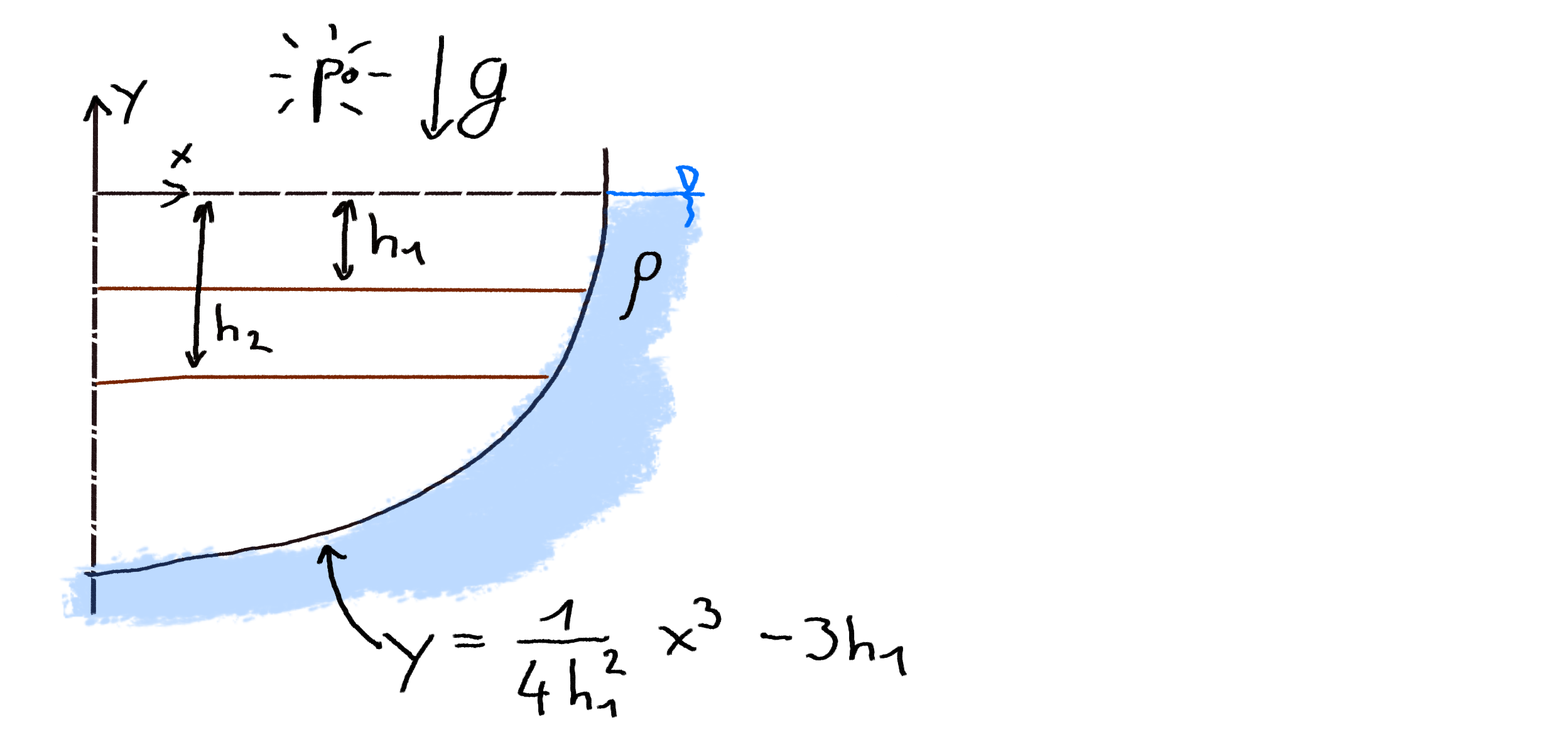
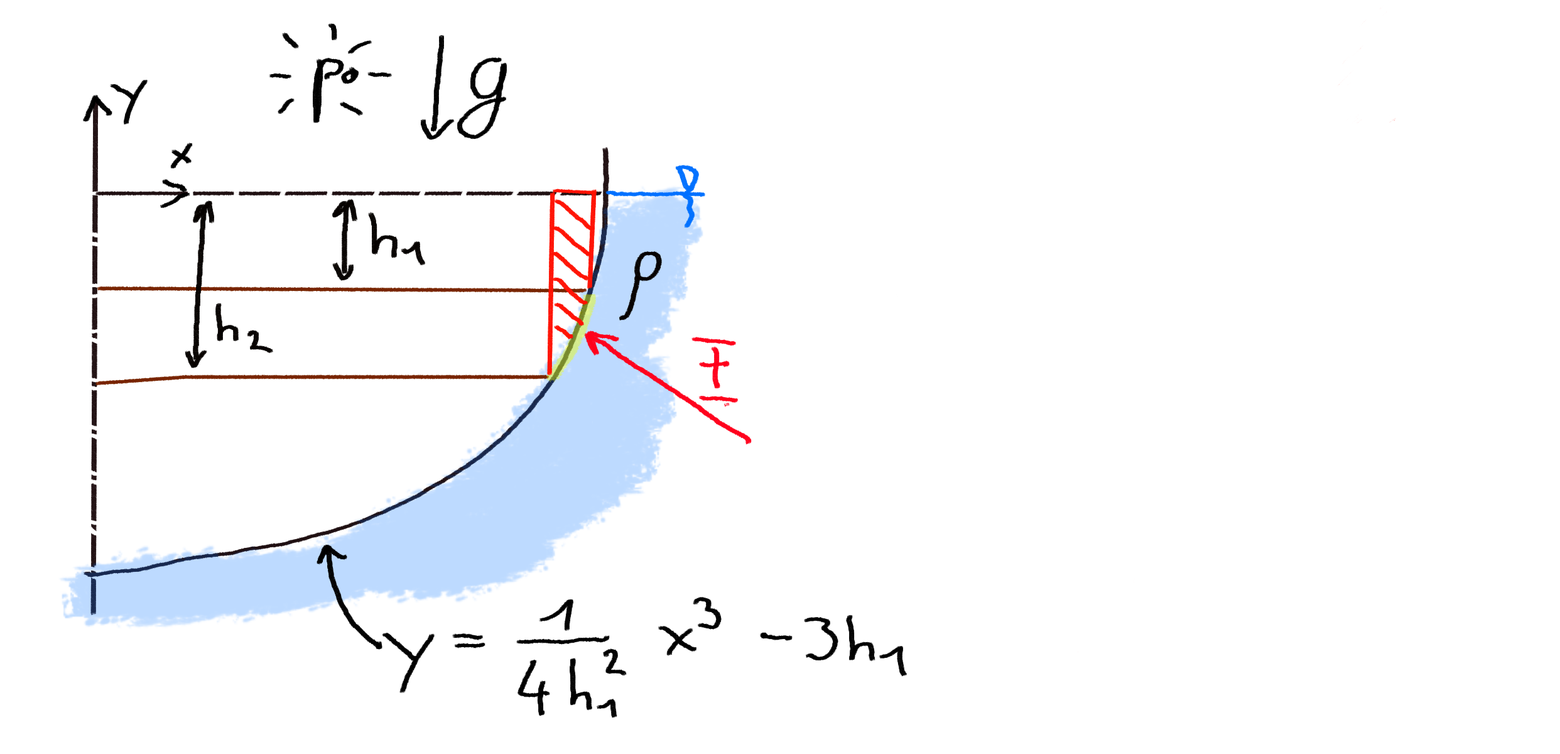
Two versions of the same layered image (1560x754). Layer-by-layer changes:
added layer "Paint Layer 8" above "Paint Layer 7" over [546, 5, 1397, 402]
added layer "Paint Layer 7" above "Paint Layer 6" over [546, 281, 603, 383]
showed "Paint Layer 5" over [562, 80, 1362, 652]
